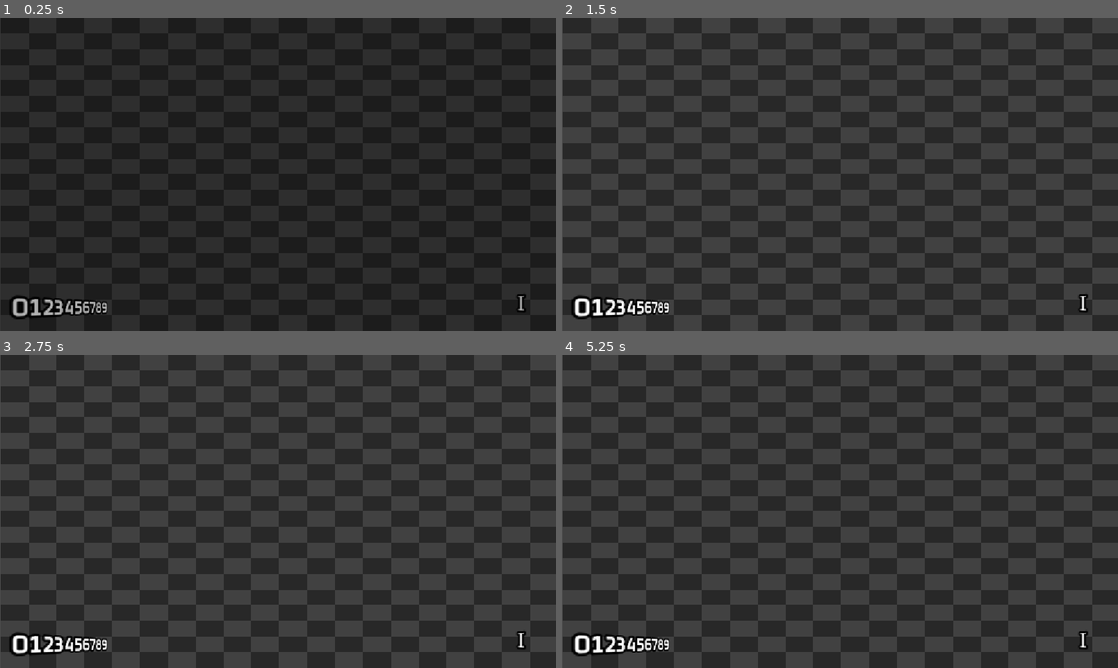
Above: before the commit, frames 1-4 (two rows, left to right).
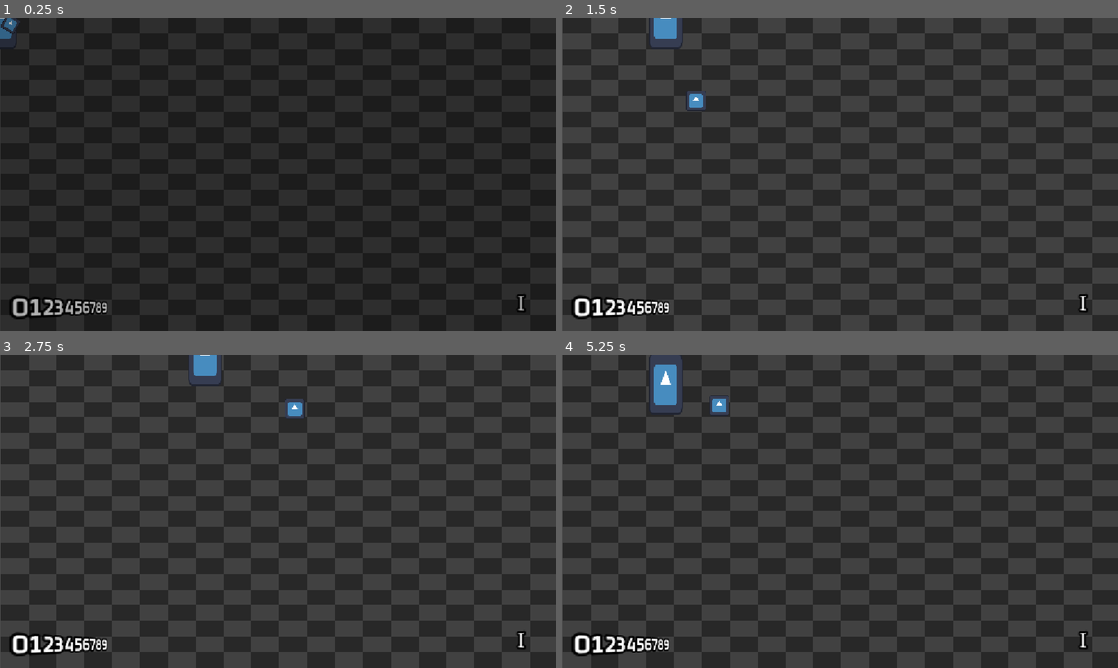
Above: after the commit, the same moments.

Repository: neilavesterinen/Haven-Bounce-Back-Shooter
Game: Godot game, scene res://Scenes/game/game.tscn
The game is run twice, just before and just after one commit, with the same random seed, the same clock (stepped at 60 frames per second) and the same inputs. This scene is started directly instead of the project's main scene. The engine's default icon, where the game draws it, is replaced by a stand-in: a white triangle on a blue panel in a dark square. Sound files missing from this copy of the repository are replaced by a short silence.
Inputs (mouse positions are in pixels of both pictures, inside the frame that each line leads up to):
- Up to frame 1 (0.25 s): no input
- Up to frame 2 (1.5 s): tap Enter at 0.5 s; move the mouse to (962, 158) at 0.52 s; hold Right (ui_right) 0.53-1.25 s; click (962, 158) at 0.6 s; drag from (728, 190) to (812, 237) at 1.27 s
- Up to frame 3 (2.75 s): move the mouse to (333, 442) at 2.02 s; hold Right (ui_right) from 2.03 s (still down); tap I at 2.1 s; click (333, 442) at 2.3 s
- Up to frame 4 (5.25 s): release Right (ui_right) at 2.75 s; drag from (812, 574) to (673, 464) at 2.77 s; move the mouse to (1006, 558) at 3.52 s; hold Left (ui_left) 3.53-4.25 s; tap Keypad Enter at 3.6 s; click (1006, 558) at 3.8 s; drag from (673, 464) to (756, 433) at 4.27 s; move the mouse to (867, 511) at 5.02 s; hold Down (ui_down) from 5.03 s (still down); click (867, 511) at 5.1 s

The runs differ from the first frame. In frame 1, 0.2% of the frame differs, in the area x 0-4%, y 0-10%; in frame 2, 0.7%; in frame 3, 0.6%; in frame 4, 1.0%, in the area x 15-30%, y 0-20%.

Commit message:
lykhlkhlgklhg

Diff:
--- a/Scenes/game/game.tscn
+++ b/Scenes/game/game.tscn
@@ -3,6 +3,7 @@
 [ext_resource type="Script" uid="uid://bxq8wfxht042s" path="res://Scenes/game/game.gd" id="1_u7m1m"]
 [ext_resource type="PackedScene" uid="uid://dw74b3kktlfsa" path="res://Scenes/map/map.tscn" id="2_g0siu"]
 [ext_resource type="AudioStream" uid="uid://dpaswaqhcyadu" path="res://Music/exitpremise.mp3" id="2_vjhi1"]
+[ext_resource type="PackedScene" uid="uid://crntnsto002yl" path="res://player/player.tscn" id="3_7pssd"]
 [ext_resource type="Theme" uid="uid://ceeh4w5x06ip" path="res://Scenes/mainmenu/mainmenu.tres" id="3_vjhi1"]
 
 [sub_resource type="SystemFont" id="SystemFont_g0siu"]
@@ -12,6 +13,7 @@
 [node name="Game" type="Node" unique_id=1259405433]
 script = ExtResource("1_u7m1m")
 map = ExtResource("2_g0siu")
+playersc = ExtResource("3_7pssd")
 
 [node name="bgmusic" type="AudioStreamPlayer" parent="." unique_id=677884528]
 stream = ExtResource("2_vjhi1")
--- a/Scenes/map/map.gd
+++ b/Scenes/map/map.gd
@@ -16,7 +16,7 @@
 func _ready() -> void:
 	print("Map.gd ready!")
 
-func generate_map():
+func generate_map() -> void:
 	if random_buildings.is_empty():
 		print("empty random buildings")
 		return
--- a/autoloads/level_manager/level_manager.tscn
+++ b/autoloads/level_manager/level_manager.tscn
@@ -4,4 +4,4 @@
 
 [node name="LevelManager" type="Node" unique_id=859127138]
 script = ExtResource("1_v3u8m")
-levels = Array[String](["uid://b7hi1a0r6apgs", "uid://ddvnrnae0wauv"])
+levels = Array[String](["uid://c2rgg7vlu8xk0", "uid://ddvnrnae0wauv"])
--- a/player/orb.gd
+++ b/player/orb.gd
@@ -20,7 +20,7 @@
 	enemies = get_tree().get_nodes_in_group("enemy")
 
 
-func _process(delta: float) -> void:
+func _physics_process(delta: float) -> void:
 	if bouncing_back:
 		speed_increase_time += delta
 
@@ -38,40 +38,35 @@
 
 	apply_force(velocity)
 
-	if (
-		global_position.x < target_position.x + 50
-		and global_position.x > target_position.x - 50
-		and global_position.y < target_position.y + 50 and global_position.y
-		> target_position.y - 50
-	):
-		#if bounces == 0:
-		bouncing_back = true
-		set_axis_velocity(Vector2())
-		if player:
-			apply_impulse(global_position.direction_to(player.global_position) * 400)
-		#else:
-		#	target_position = enemies[0].position
-		#	bounces -= 1
+	if not bouncing_back and _is_at(target_position):
+		bounce_back()
 
-	if bouncing_back and player:
-		if (
-			global_position.x < player.position.x + 50
-			and global_position.x > player.position.x - 50
-			and global_position.y < player.position.y + 50
-			and global_position.y > player.position.y - 50
-		):
-			player.orb_count += 1
-			queue_free()
+	if bouncing_back and player and _is_at(player.global_position):
+		player.orb_count += 1
+		queue_free()
 
 
-func _on_body_entered(body: Enemy) -> void:
-	if body.is_in_group("enemy"):
-		body.health -= 1
-		#if bounces == 0:
-		bouncing_back = true
-		set_axis_velocity(Vector2())
-		if player:
-			apply_impulse(global_position.direction_to(player.global_position) * 400)
-		#else:
-		#target_position = enemies[0].position
-		#bounces -= 1
+func _is_at(point: Vector2) -> bool:
+	return (
+		global_position.x < point.x + 50
+		and global_position.x > point.x - 50
+		and global_position.y < point.y + 50
+		and global_position.y > point.y - 50
+	)
+
+
+func bounce_back() -> void:
+	if not player:
+		return
+	bouncing_back = true
+	set_axis_velocity(Vector2())
+	apply_impulse(global_position.direction_to(player.global_position) * 400)
+
+
+func _on_body_entered(body: Node2D) -> void:
+	if not body is Enemy:
+		return
+	var enemy := body as Enemy
+	enemy.health -= 1
+	if not bouncing_back:
+		bounce_back()
--- a/player/orb.tscn
+++ b/player/orb.tscn
@@ -8,7 +8,7 @@
 
 [node name="Orb" type="RigidBody2D" unique_id=1693876866]
 collision_layer = 2
-collision_mask = 0
+collision_mask = 2
 gravity_scale = 0.0
 contact_monitor = true
 max_contacts_reported = 1
--- a/player/player.gd
+++ b/player/player.gd
@@ -3,7 +3,7 @@
 
 const SPEED := 300.0
 
-@export_file("*.tscn") var __orb_file: String
+@export var orbsc: PackedScene
 
 @export var weapon_node: Node2D
 
@@ -34,13 +34,14 @@
 
 	if Input.is_action_just_pressed("click") and orb_count:
 		orb_count -= 1
-		var orb_scene: PackedScene = load(__orb_file)
 
-		var orb_node: Orb = orb_scene.instantiate()
+		var orb_node: Orb = orbsc.instantiate()
 
 		orb_node.player = self
-		orb_node.position = self.position
-		orb_node.target_position = Vector2(400,0).rotated(weapon_node.rotation) + self.position
-		orb_node.apply_impulse(orb_node.global_position.direction_to(orb_node.target_position) * 1000)
+		orb_node.target_position = global_position + Vector2(400, 0).rotated(weapon_node.global_rotation)
 
 		get_tree().root.add_child(orb_node)
+
+		# RigidBody2D only accepts impulses once it is inside the tree.
+		orb_node.global_position = global_position
+		orb_node.apply_impulse(orb_node.global_position.direction_to(orb_node.target_position) * 1000)
--- a/player/player.tscn
+++ b/player/player.tscn
@@ -1,7 +1,8 @@
 [gd_scene format=3 uid="uid://crntnsto002yl"]
 
 [ext_resource type="Texture2D" uid="uid://rr83vynoqgaw" path="res://icon.svg" id="1_4flbx"]
-[ext_resource type="Script" uid="uid://cut5vjywol6vb" path="res://player/player.gd" id="1_onrkg"]
+[ext_resource type="Script" uid="uid://d3x6jqklktwda" path="res://player/player.gd" id="1_onrkg"]
+[ext_resource type="PackedScene" uid="uid://umirppnct2kf" path="res://player/orb.tscn" id="2_orb"]
 
 [sub_resource type="RectangleShape2D" id="RectangleShape2D_onrkg"]
 size = Vector2(70, 130)
@@ -9,7 +10,7 @@
 [node name="Player" type="CharacterBody2D" unique_id=1329971783 node_paths=PackedStringArray("weapon_node") groups=["player"]]
 motion_mode = 1
 script = ExtResource("1_onrkg")
-__orb_file = "uid://umirppnct2kf"
+orbsc = ExtResource("2_orb")
 weapon_node = NodePath("Weapon")
 
 [node name="Sprite2D" type="Sprite2D" parent="." unique_id=1965854626]
--- a/project.godot
+++ b/project.godot
@@ -11,7 +11,7 @@
 [application]
 
 config/name="Haven Jam game"
-run/main_scene="uid://brjrtrxjnhtm8"
+run/main_scene="res://Scenes/mainmenu/mainmenu.tscn"
 config/features=PackedStringArray("4.7", "GL Compatibility")
 config/icon="res://icon.svg"
 
